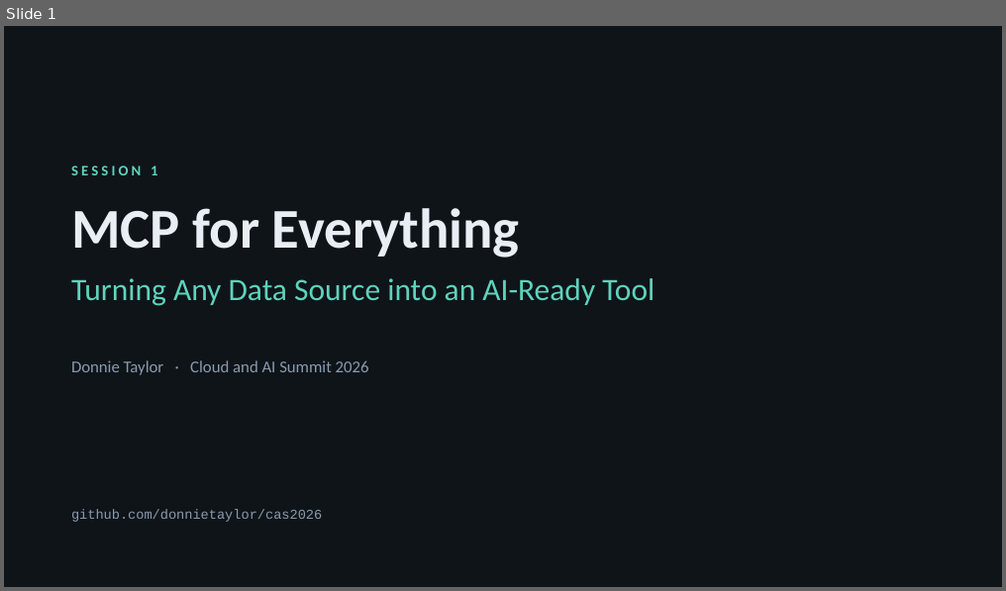
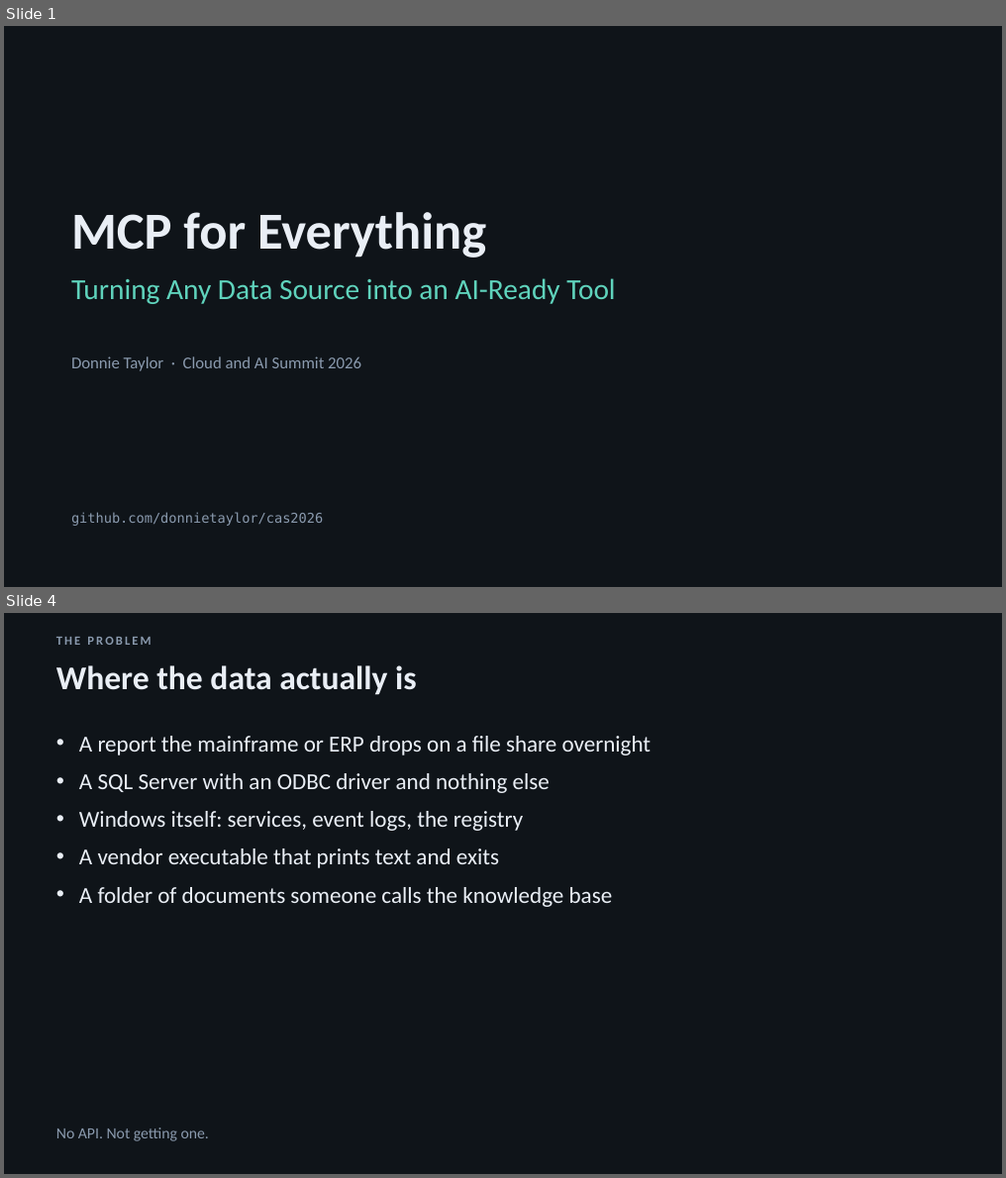
Before and after one commit to donnietaylor/cas2026, a slide deck: mcp-for-everything/slides/session1-mcp-for-everything.pptx. Shown one above the other, each under a label of ours: slide 1 before the commit, slides 1 and 4 after it; the slides between them are not shown. The pictures are 1006x591 and 1006x1178 pixels, drawn with LibreOffice and Linux fonts; fonts in the diff are those of the drawing. Boxes give left, top, right and bottom in pixels: in the first picture for what was removed or moved away, otherwise in the second. Text is boxed around its words. In the diff, an @@ line names an element or a change of style, - is before the commit and + after.

```diff
--- a/mcp-for-everything/slides/session1-mcp-for-everything.pptx
+++ b/mcp-for-everything/slides/session1-mcp-for-everything.pptx
@@ slide 4 added at (x1=4, y1=613, x2=1002, y2=1174), background #0F1419 @@
@@ text added at (x1=56, y1=637, x2=151, y2=645), 12 pt, text #8A9AAE, bold @@
+THE PROBLEM
@@ text added at (x1=56, y1=665, x2=417, y2=695), 32 pt, text #E9EEF5, bold @@
+Where the data actually is
@@ text added at (x1=79, y1=736, x2=651, y2=907), 22 pt, text #E9EEF5 @@
+• A report the mainframe or ERP drops on a file share overnight
+• A SQL Server with an ODBC driver and nothing else
+• Windows itself: services, event logs, the registry
+• A vendor executable that prints text and exits
+• A folder of documents someone calls the knowledge base
@@ text added at (x1=56, y1=1128, x2=209, y2=1142), 15 pt, text #8A9AAE @@
+No API. Not getting one.
@@ slide 1 changed as well @@
@@ text removed at (x1=71, y1=166, x2=157, y2=175) @@
-SESSION 1
@@ text "MCP for Everything" at (x1=71, y1=212, x2=486, y2=258): size 54 to 50 pt @@
@@ text "Turning Any Data Source into ..." at (x1=71, y1=278, x2=615, y2=304): size 30 to 28 pt @@
@@ text "Donnie Taylor · Cloud and ..." rewrapped from (x1=71, y1=361, x2=369, y2=375) to (x1=71, y1=357, x2=361, y2=372) @@
@@ text "github.com/donnietaylor/cas2026" at (x1=71, y1=512, x2=323, y2=526): font Courier New to DejaVu Sans Mono @@
```
Also in this commit, not shown: 1 other slide changed, 18 other slides added, 15 slides removed, 23 other files.
